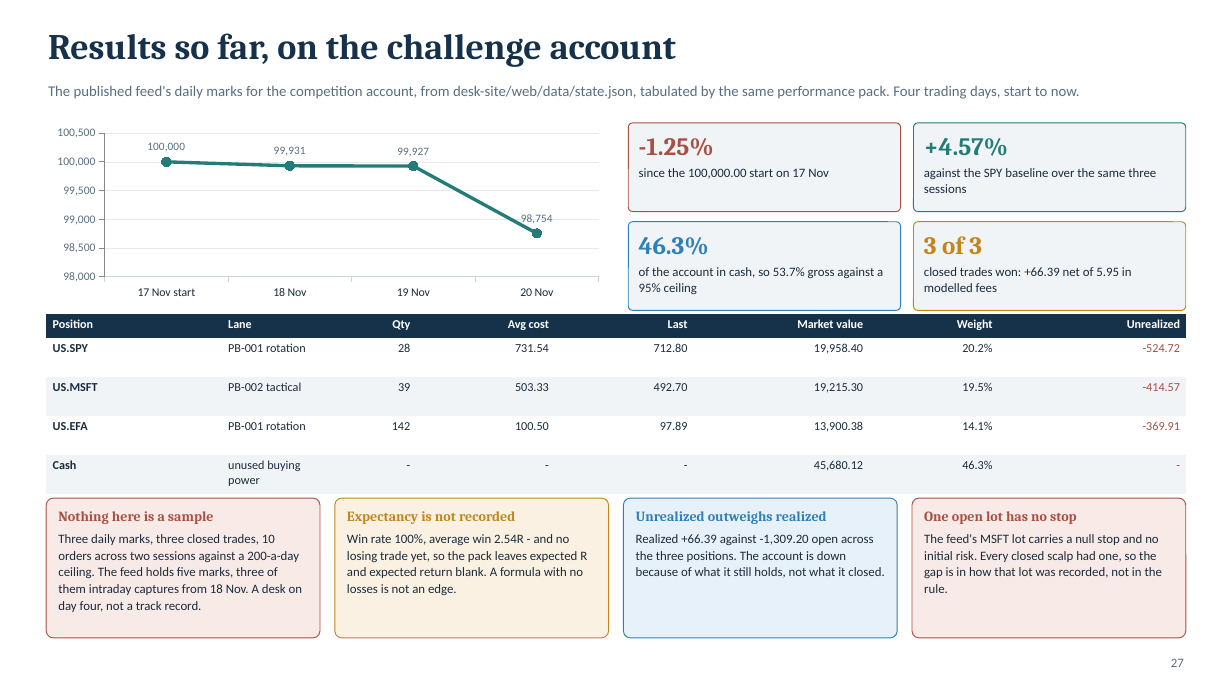
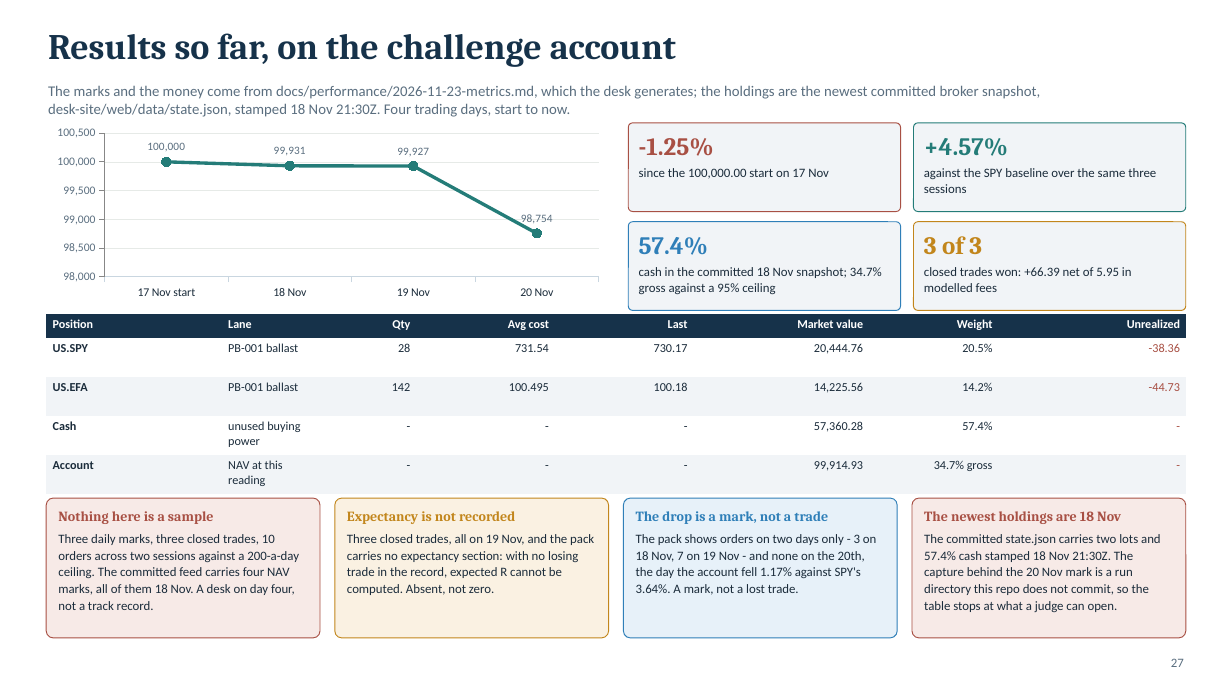
Before and after one commit to aloisohzh/tyche, a slide deck: slide 27 of docs/competition/deck/tyche-competition-deck.pptx. Drawn at 1232x693 pixels with LibreOffice and Linux fonts; fonts in the diff are those of the drawing. Boxes give left, top, right and bottom in pixels: in the first picture for what was removed or moved away, otherwise in the second. Text is boxed around its words. In the diff, an @@ line names an element or a change of style, - is before the commit and + after.

Commit message:
Competition deck: correct every claim main invalidated
Rebasing onto main moved several of the deck's facts. This re-sources each
one against the files a judge can actually open: the cap sum (55% today, 75%
all-on), the freeze suite's 22 tests, the switch file's PB-007 retirement,
the 24 Nov exit-now path, and the results slides, which now quote the
committed feed snapshot rather than an untracked run directory.

Also marks the deck's own provenance in the file metadata as Qoder-generated.

```diff
--- a/docs/competition/deck/tyche-competition-deck.pptx
+++ b/docs/competition/deck/tyche-competition-deck.pptx
@@ text at [48,85,1040,117]: text changed @@
-The published feed's daily marks for the competition account, from desk-site/web/data/state.json, tabulated by the same performance pack. Four trading days, start to now.
+The marks and the money come from docs/performance/2026-11-23-metrics.md, which the desk generates; the holdings are the newest committed broker snapshot, desk-site/web/data/state.json, stamped 18 Nov 21:30Z. Four trading days, start to now.
@@ text in rounded rectangle at [639,237,882,294]: text changed @@
-46.3%
-of the account in cash, so 53.7% gross against a 95% ceiling
+57.4%
+cash in the committed 18 Nov snapshot; 34.7% gross against a 95% ceiling
@@ table at [46,314,1186,494] @@
-row 2: US.SPY | PB-001 rotation | 28 | 731.54 | 712.80 | 19,958.40 | 20.2% | -524.72
+row 2: US.SPY | PB-001 ballast | 28 | 731.54 | 730.17 | 20,444.76 | 20.5% | -38.36
-row 3: US.MSFT | PB-002 tactical | 39 | 503.33 | 492.70 | 19,215.30 | 19.5% | -414.57
+row 3: US.EFA | PB-001 ballast | 142 | 100.495 | 100.18 | 14,225.56 | 14.2% | -44.73
-row 4: US.EFA | PB-001 rotation | 142 | 100.50 | 97.89 | 13,900.38 | 14.1% | -369.91
+row 4: Cash | unused buying power | - | - | - | 57,360.28 | 57.4% | -
-row 5: Cash | unused buying power | - | - | - | 45,680.12 | 46.3% | -
+row 5: Account | NAV at this reading | - | - | - | 99,914.93 | 34.7% gross | -
@@ text in rounded rectangle at [58,534,299,610]: text changed @@
-Three daily marks, three closed trades, 10 orders across two sessions against a 200-a-day ceiling. The feed holds five marks, three of them intraday captures from 18 Nov. A desk on day four, not a track record.
+Three daily marks, three closed trades, 10 orders across two sessions against a 200-a-day ceiling. The committed feed carries four NAV marks, all of them 18 Nov. A desk on day four, not a track record.
@@ text in rounded rectangle at [347,534,594,595]: text changed @@
-Win rate 100%, average win 2.54R - and no losing trade yet, so the pack leaves expected R and expected return blank. A formula with no losses is not an edge.
+Three closed trades, all on 19 Nov, and the pack carries no expectancy section: with no losing trade in the record, expected R cannot be computed. Absent, not zero.
@@ text in rounded rectangle at [636,511,876,595]: text changed @@
-Unrealized outweighs realized
-Realized +66.39 against -1,309.20 open across the three positions. The account is down because of what it still holds, not what it closed.
+The drop is a mark, not a trade
+The pack shows orders on two days only - 3 on 18 Nov, 7 on 19 Nov - and none on the 20th, the day the account fell 1.17% against SPY's 3.64%. A mark, not a lost trade.
@@ text in rounded rectangle at [924,511,1161,612]: text changed @@
-One open lot has no stop
-The feed's MSFT lot carries a null stop and no initial risk. Every closed scalp had one, so the gap is in how that lot was recorded, not in the rule.
+The newest holdings are 18 Nov
+The committed state.json carries two lots and 57.4% cash stamped 18 Nov 21:30Z. The capture behind the 20 Nov mark is a run directory this repo does not commit, so the table stops at what a judge can open.
```
Also in this commit, not shown: 29 other slides changed, 1 other file.
